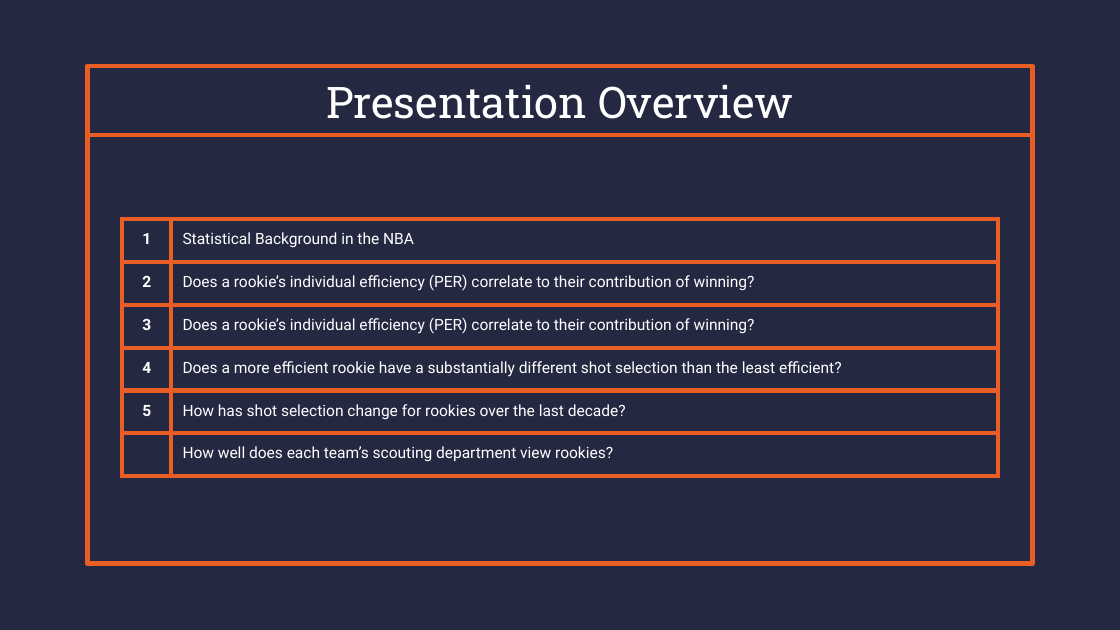
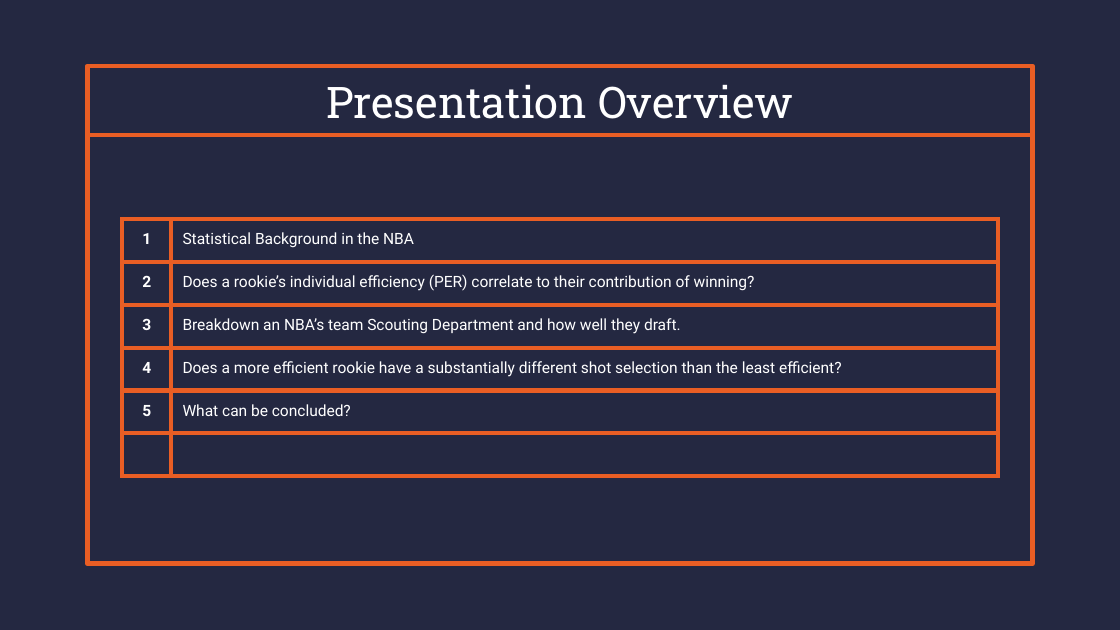
Before and after one commit to Zavello/capstone_DA12_NBA, a slide deck: slide 2 of CapStone Presentation.pptx. Drawn at 1120x630 pixels with LibreOffice and Linux fonts; fonts in the diff are those of the drawing. Boxes give left, top, right and bottom in pixels: in the first picture for what was removed or moved away, otherwise in the second. Text is boxed around its words. In the diff, an @@ line names an element or a change of style, - is before the commit and + after.

```diff
--- a/CapStone Presentation.pptx
+++ b/CapStone Presentation.pptx
@@ table at [122, 218, 998, 476] @@
-row 3, column 2: Does a rookie’s individual efficiency (PER) correlate to their contribution of winning?
+row 3, column 2: Breakdown an NBA’s team Scouting Department and how well they draft.
-row 5, column 2: How has shot selection change for rookies over the last decade?
+row 5, column 2: What can be concluded?
-row 6, column 2: How well does each team’s scouting department view rookies?
+row 6, column 2: 
```
Also in this commit, not shown: 3 other slides changed, 4 slides added, 3 slides removed, 5 other files.
